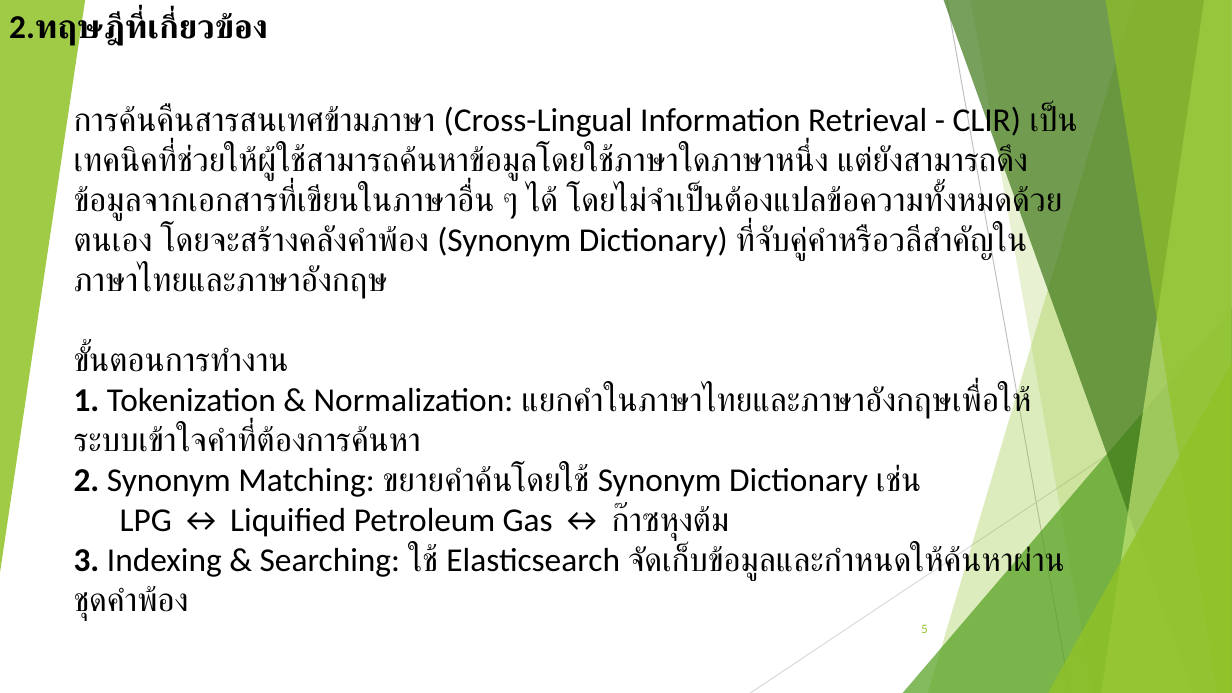
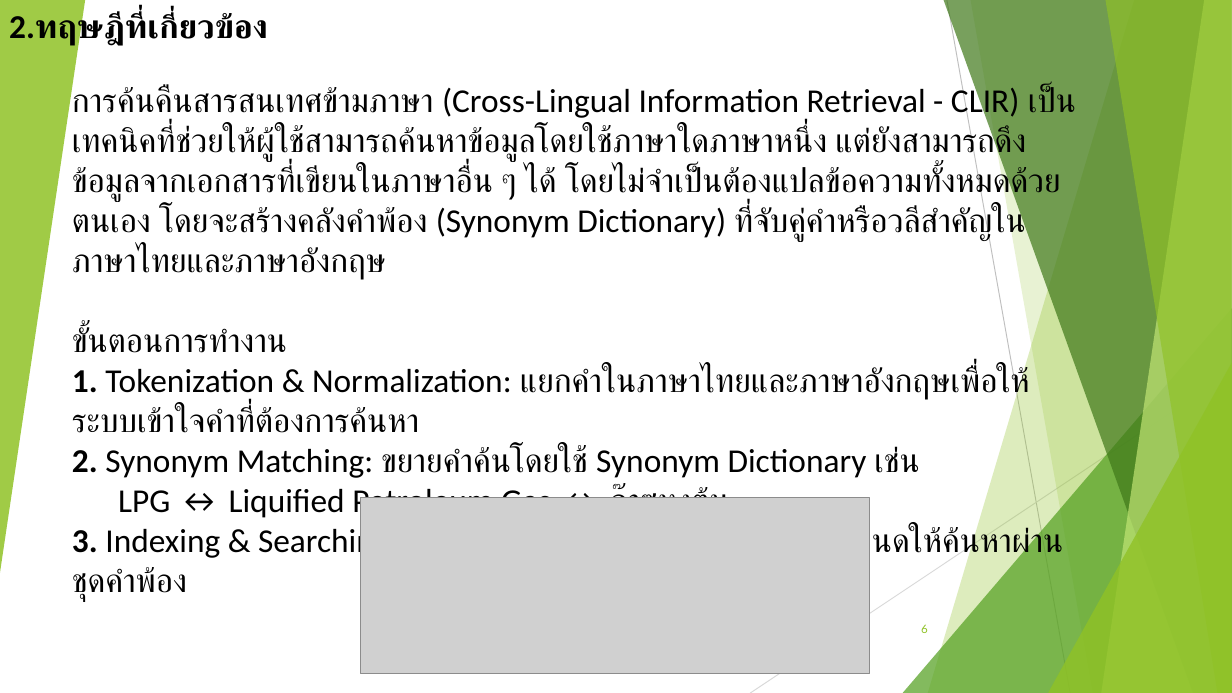
Before and after one commit to nanutnutna/thesis_ef, a slide deck: slide 6 of proposal/Proposal_v4 - Copy.pptx (slide 5 before the commit). Drawn at 1232x693 pixels with LibreOffice and Linux fonts; fonts in the diff are those of the drawing; grey boxes stand for pictures. Boxes give left, top, right and bottom in pixels: in the first picture for what was removed or moved away, otherwise in the second. Text is boxed around its words. In the diff, an @@ line names an element or a change of style, - is before the commit and + after.

```diff
--- a/proposal/Proposal_v4 - Copy.pptx
+++ b/proposal/Proposal_v4 - Copy.pptx
@@ text "การค้นคืนสารสนเทศข้ามภาษา (Cross-Lingual Information Retriev ...": place and size @@
-text "การค้นคืนสารสนเทศข้ามภาษา (Cross-Lingual Information Retriev ..." at [74, 103, 1078, 620]
+text "การค้นคืนสารสนเทศข้ามภาษา (Cross-Lingual Information Retriev ..." at [72, 84, 1076, 601]
@@ picture added at [360, 498, 870, 674] @@
@@ page number at [921, 624, 928, 633]: text changed @@
-5
+6
```
Also in this commit, not shown: 3 other slides changed, 2 slides added, 1 other file.
